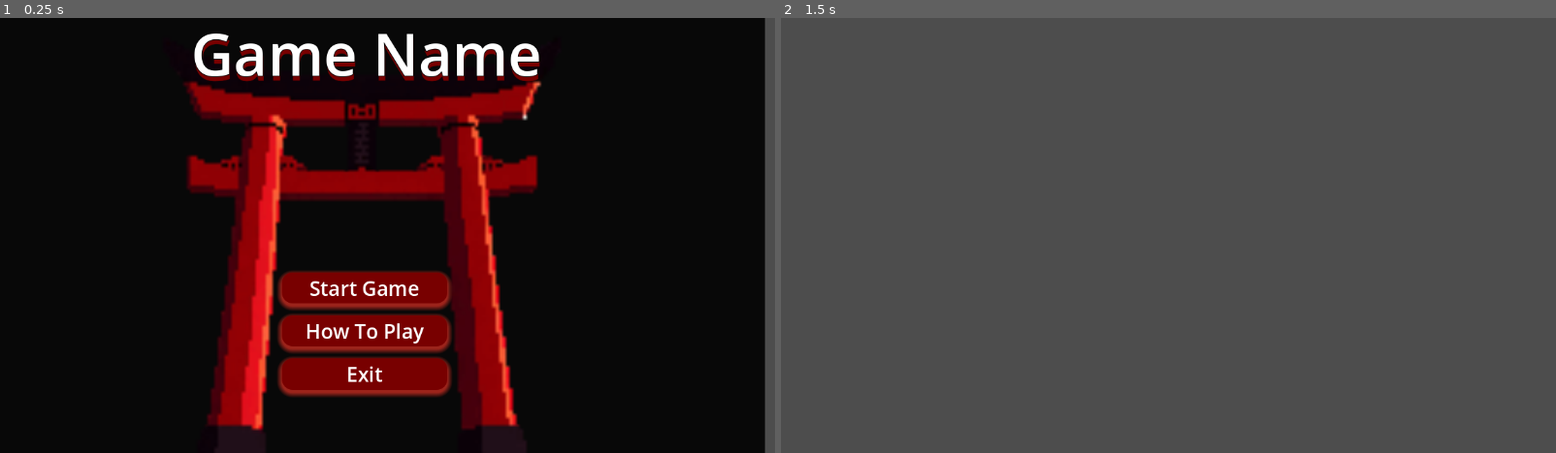
Above: before the commit, frames 1-2 (left to right).
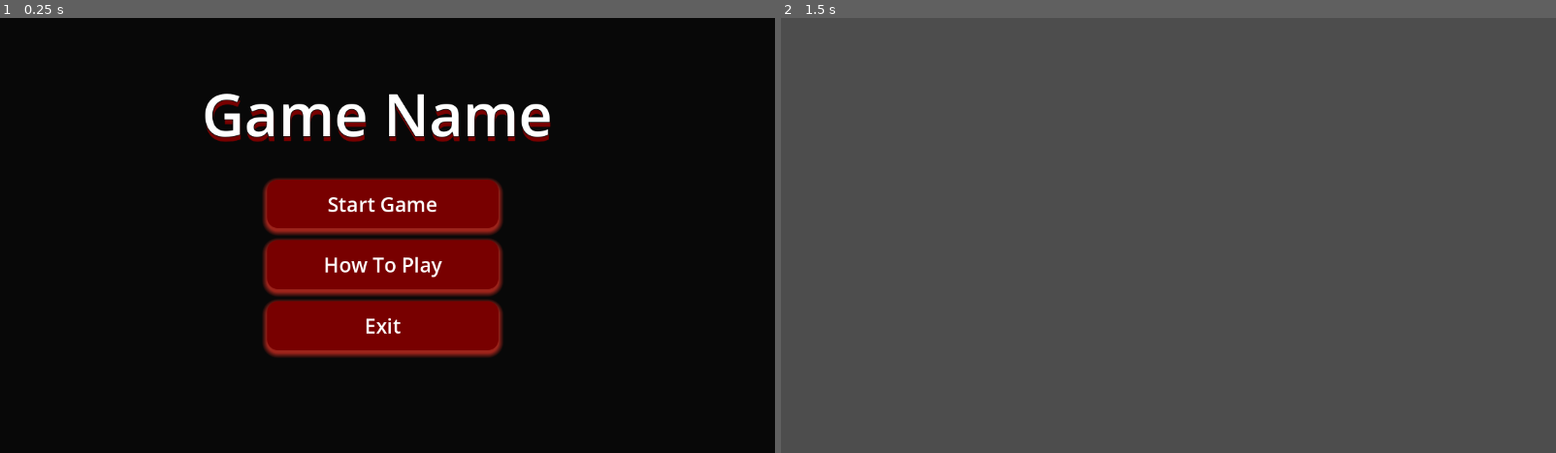
Above: after the commit, the same moments.

Repository: LukeKacprowski/Knight-Hacks-VIII-Project
Game: Godot game, scene res://Scenes/main.tscn
Two runs of this game, one before a commit and one after it. Both use one fixed random seed, a clock stepped at 60 frames per second and the inputs below.
Inputs:
- Up to frame 1 (0.25 s): no input
- Up to frame 2 (1.5 s): click "Start Game" at 0.5 s; tap Enter at 1.25 s

The runs differ from the first frame. In frame 1, 26% of the frame differs, in the area x 23-100%, y 0-100%; in frame 2, nothing differs.
Error in both runs: Invalid access to property or key 'player_key_pressed' on a base object of type 'Node (animation_controller.gd)'. (res://Scripts/controllers/gameplay_controlle…

Commit message:
Revert "Add new main menu image and update layout"
This reverts commit 81ccc71ceb1135bb7847c2fb9761708a8a717315.

Diff:
--- a/Scenes/main_menu.tscn
+++ b/Scenes/main_menu.tscn
@@ -1,7 +1,6 @@
-[gd_scene load_steps=8 format=3 uid="uid://2jv37ruge78"]
+[gd_scene load_steps=7 format=3 uid="uid://2jv37ruge78"]
 
 [ext_resource type="Script" uid="uid://ywrcdxeq26xb" path="res://Scripts/main_menu.gd" id="1_28flt"]
-[ext_resource type="Texture2D" uid="uid://c0rkwb7vi4nch" path="res://Assets/ui/main_menu/pixellab-remove-the-person--1761392256343.png" id="2_48xlc"]
 
 [sub_resource type="StyleBoxFlat" id="StyleBoxFlat_28flt"]
 bg_color = Color(0.031654898, 0.0316549, 0.03165488, 1)
@@ -55,18 +54,13 @@
 anchor_top = 0.5
 anchor_right = 0.5
 anchor_bottom = 0.5
-offset_left = -604.0
-offset_top = -330.0
-offset_right = 561.0
-offset_bottom = 331.0
+offset_left = -586.0
+offset_top = -327.0
+offset_right = 579.0
+offset_bottom = 334.0
 grow_horizontal = 2
 grow_vertical = 2
 theme_override_styles/panel = SubResource("StyleBoxFlat_28flt")
-
-[node name="PixellabRemoveThePerson1761392256343" type="Sprite2D" parent="Panel"]
-position = Vector2(566, 360)
-scale = Vector2(5.0996094, 5.496982)
-texture = ExtResource("2_48xlc")
 
 [node name="VBoxContainer" type="VBoxContainer" parent="."]
 layout_mode = 1
@@ -75,10 +69,10 @@
 anchor_top = 0.5
 anchor_right = 0.5
 anchor_bottom = 0.5
-offset_left = -157.0
-offset_top = 55.0
-offset_right = 89.0
-offset_bottom = 230.0
+offset_left = -179.0
+offset_top = -83.0
+offset_right = 165.0
+offset_bottom = 171.0
 grow_horizontal = 2
 grow_vertical = 2
 theme_override_constants/separation = 18
@@ -137,10 +131,10 @@
 anchor_top = 0.5
 anchor_right = 0.5
 anchor_bottom = 0.5
-offset_left = -508.0
-offset_top = -338.0
-offset_right = 470.0
-offset_bottom = -204.0
+offset_left = -492.0
+offset_top = -248.0
+offset_right = 486.0
+offset_bottom = -114.0
 grow_horizontal = 2
 grow_vertical = 2
 theme_override_colors/font_shadow_color = Color(0.47058824, 0, 0, 1)
Binary file removed: Assets/ui/main_menu/pixellab-remove-the-person--1761392256343.png
Not shown, removed: Assets/ui/main_menu/pixellab-remove-the-person--1761392256343.png.import
